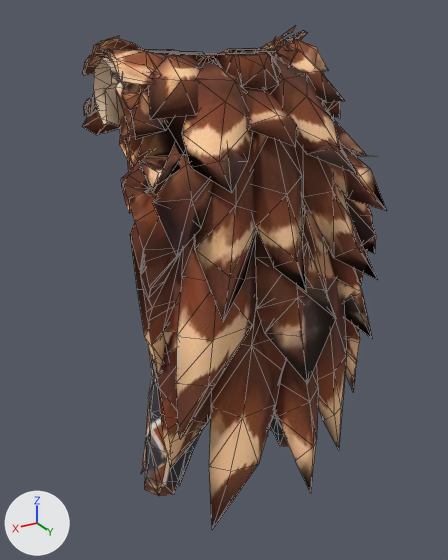
What one commit did to the glTF model public/models/outfits/storm_mantle.glb.
One viewpoint serves both versions: a camera (50 mm lens) standing at (0.528, 0.88, 0.9) and looking at (0.018, 0.029, 0.475). Every picture has the same lights, and +X, +Y and +Z are marked at lower left. The older version comes first. Mesh edges are drawn as thin lines. Where no turn or scale is listed for an object, it has been applied to the vertices. Vertices at exactly the same position are counted once.

The first picture shows 'storm_armor'.
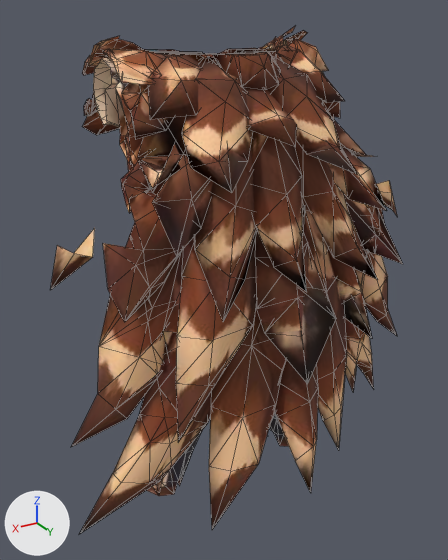
Location of each change, (x1, y1, x2, y2) in pixels of the pictures (448 x 560 px):
```json
{"object": "storm_armor", "change": "reshaped", "before": [82, 26, 387, 530], "after": [50, 26, 403, 534], "on screen": "16% wider"}
{"part": 1, "of": "me_storm_armor", "change": "built on", "before": [354, 250, 367, 286], "after": [351, 152, 403, 389]}
{"part": 2, "of": "me_storm_armor", "change": "added", "after": [50, 228, 180, 534], "on screen": "brown"}
```

Scene script edits in JSON lines:
```json
{"block": "me_storm_armor", "where": "# used by ob_storm_armor; location = (0.0, 0.0, 0.0)"}
{"op": "remove", "block": "me_storm_armor", "code": "me_storm_armor.from_pydata(...)  # 1338 vertices, 2088 faces; spans x -0.209..0.209, y -0.193..0.265, z 0.066..0.881"}
{"op": "add", "block": "me_storm_armor", "code": "me_storm_armor.from_pydata(...)  # 1396 vertices, 2233 faces; spans x -0.331..0.347, y -0.193..0.265, z 0.066..0.881"}
{"block": "me_storm_armor", "change": "me_storm_armor part 1"}
{"block": "me_storm_armor", "change": "4 faces are deleted"}
{"block": "me_storm_armor", "change": "2 vertices move within x -0.209, y 0.137, z 0.523"}
{"block": "me_storm_armor", "change": "29 vertices are added at x -0.331..-0.203, y 0.07..0.179, z 0.225..0.618"}
{"block": "me_storm_armor", "change": "74 new faces join them"}
{"block": "me_storm_armor", "change": "me_storm_armor part 2"}
{"block": "me_storm_armor", "change": "29 vertices are added at x 0.199..0.347, y 0.067..0.2, z 0.164..0.621"}
{"block": "me_storm_armor", "change": "75 new faces join them"}
```
